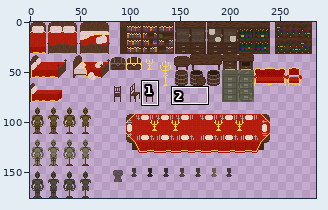
Sprite sheet: Terror-2D/Assets/Sprites/Objects/Objetos Variados.png. The first picture is a wide view before the edit; the outline marks the close-up.
Close-up. Before:
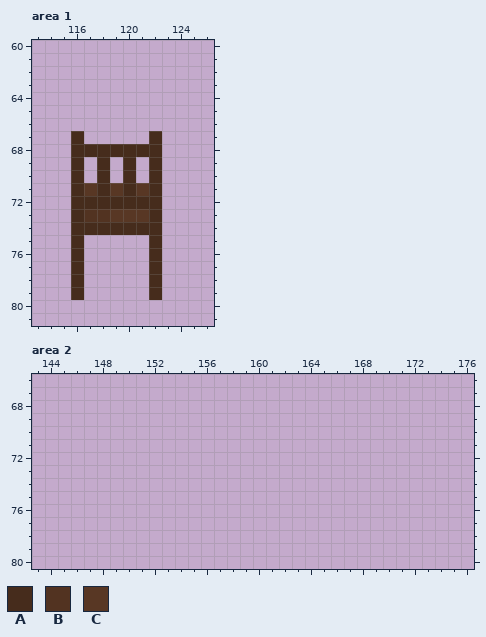
The file is 288x176 pixels. Colours within 5 levels of each other are drawn and written as one. Shown: area 1: x 113..126, y 60..81; area 2: x 143..176, y 66..80. The wide view leaves out empty margins. The commit also changed other parts of the picture, which this record leaves out.
Palette (. is transparent): A #462c1c  B #523321  C #583724
Pixels before, area 1, first column x 116:
67 A.....A
68 AAAAAAA
69 A.A.A.A
70 A.A.A.A
71 ACACACA
72 AAAAAAA
73 ABBCCCA
74 AAAAAAA
75 A.....A
76 A.....A
77 A.....A
78 A.....A
79 A.....A
The result:
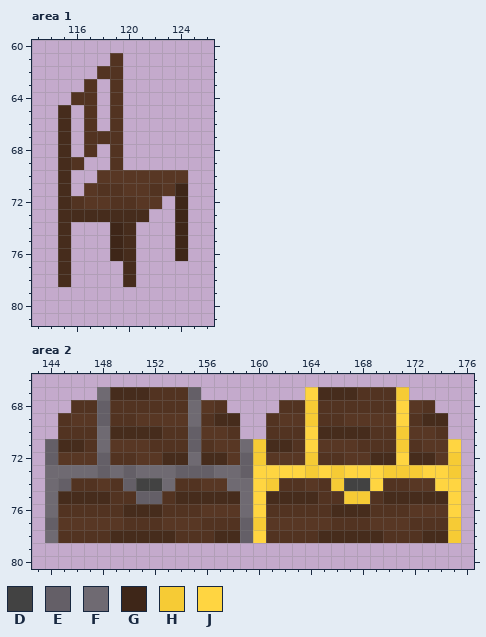
Colours new in this view: D #424242  E #645f67  F #6f6a72  G #3e2618  H #f6cb35  J #ffd541
The exact change:
Area 1:
y 61: x 119 . -> B
y 62: x 118..119 .. -> BB
y 63: x 117 . -> B; x 119 . -> B
y 64: x 116..117 .. -> BB; x 119 . -> B
y 65..66: x 115 . -> A; x 117 . -> B; x 119 . -> B
y 67: x 115..119 .A... -> A.BBB; x 122 A -> .
y 68: x 115..122 .AAAAAAA -> A.B.B...
y 69: x 115..116 .A -> AB; x 118..120 A.A -> .B.; x 122 A -> .
y 70: x 115..116 .A -> A.; x 118..124 A.A.A.. -> CCCCCCC
y 71: x 115..116 .A -> A.; x 118..120 ACA -> BBC; x 122..124 A.. -> BCG
y 72: x 115..122 .AAAAAAA -> ABCCBBCC; x 124 . -> G
y 73: x 115 . -> A; x 117..122 BBCCCA -> AAAAA.; x 124 . -> G
y 74: x 115..119 .AAAA -> A...G; x 121..122 AA -> ..; x 124 . -> G
y 75..76: x 115..116 .A -> A.; x 119..120 .. -> GA; x 122 A -> .; x 124 . -> G
y 77..78: x 115..116 .A -> A.; x 120 . -> A; x 122 A -> .
y 79: x 116 A -> .; x 122 A -> .
Area 2:
y 67: x 148..155 ........ -> FAAABBBE; x 164..171 ........ -> JAAABBBH
y 68: x 146..157 ............ -> BBEBBBBBBFCB; x 162..173 ............ -> BBHBBBBBBJCB
y 69: x 145..158 .............. -> BCCEBBCCCCFBAA; x 161..174 .............. -> BCCHBBCCCCJBAA
y 70: x 145..158 .............. -> BBBFAAAABBECCB; x 161..174 .............. -> BBBJAAAABBHCCB
y 71: x 144..175 ................................ -> EAABFCCCBBBEBCCFHAABJCCCBBBHBCCJ
y 72: x 144..175 ................................ -> ECCCEBBCCAAFAACEHCCCHBBCCAAJAACH
y 73: x 144..175 ................................ -> FFFFEFEFFFEEEFFEJJJJHJHJJJHHHJJH
y 74: x 144..175 ................................ -> FEBBCBEDDFBBCCFFJHBBCBHDDJBBCCJJ
y 75: x 144..175 ................................ -> FAAAABBEEBAAAAAFJAAAABBHHBAAAAAJ
y 76: x 144..175 ................................ -> FBBBBBAAABBBCCCFJBBBBBAAABBBCCCJ
y 77: x 144..175 ................................ -> ECCCCCBBBCCCBBBEHCCCCCBBBCCCBBBH
y 78: x 144..175 ................................ -> FBBBBAAAAABBBAAEJBBBBAAAAABBBAAH
Changed places in both close-ups, as pixel boxes (x1, y1, x2, y2):
changed: (58, 53, 188, 300)
added: (45, 387, 461, 543)
